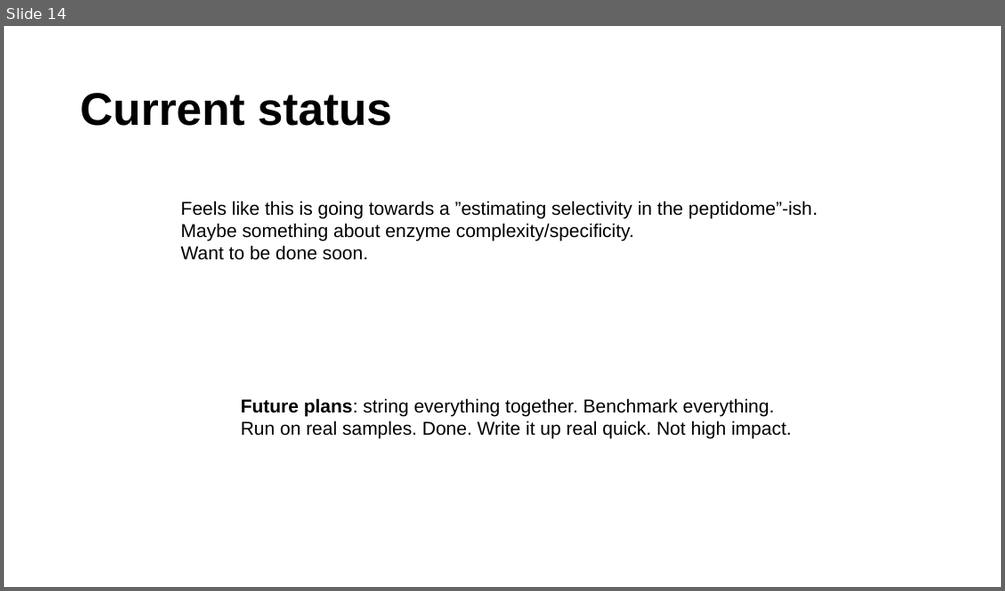
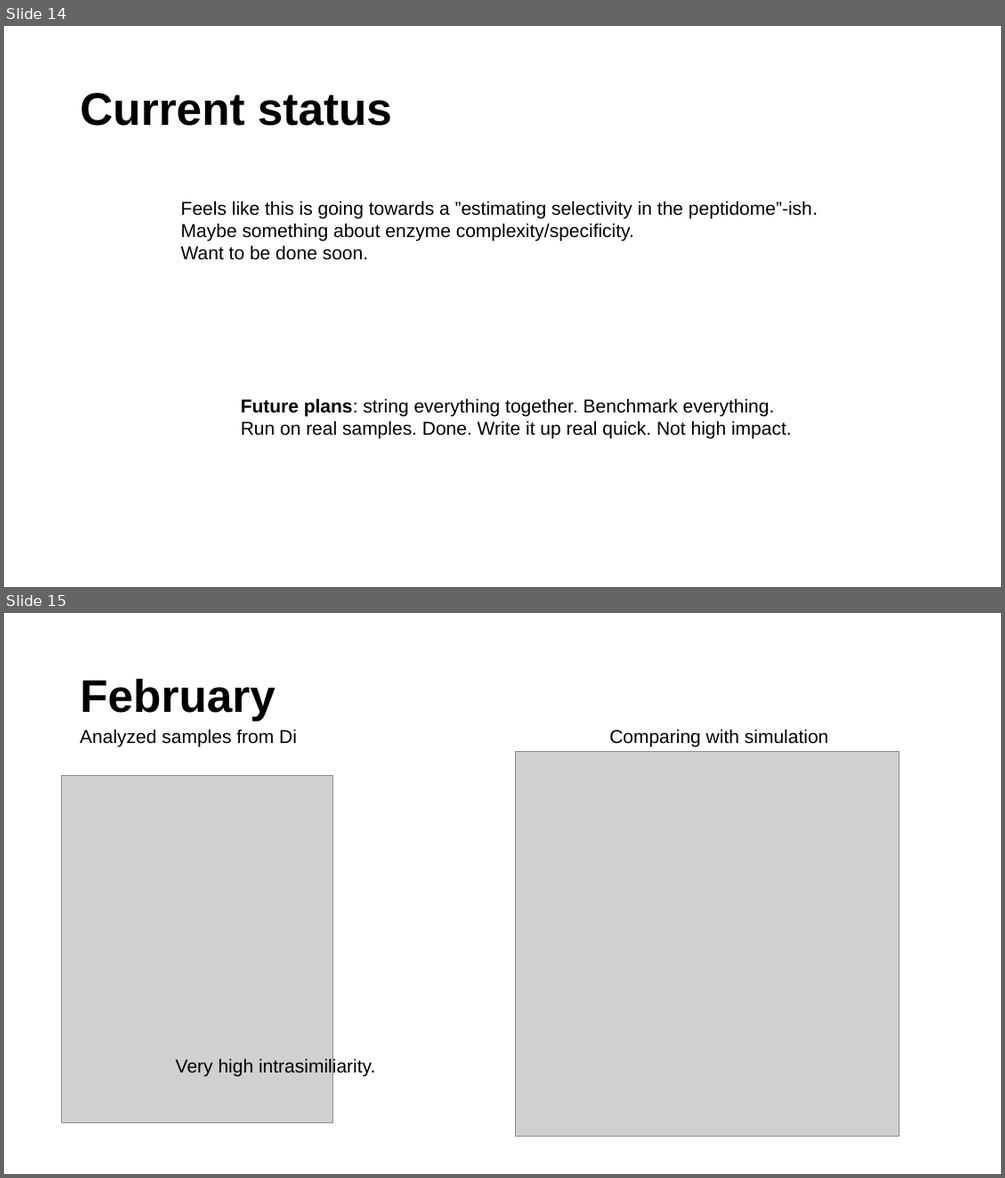
Before and after one commit to ErikHartman/disassembly, a slide deck: timeline.pptx. Shown one above the other, each under a label of ours: slide 14 before the commit, slides 14 and 15 after it. The pictures are 1005x591 and 1005x1178 pixels, drawn with LibreOffice and Linux fonts; fonts in the diff are those of the drawing; grey boxes stand for pictures. Boxes give left, top, right and bottom in pixels: in the first picture for what was removed or moved away, otherwise in the second. Text is boxed around its words. In the diff, an @@ line names an element or a change of style, - is before the commit and + after.

```diff
--- a/timeline.pptx
+++ b/timeline.pptx
@@ slide 15 added at (4,613,1001,1174), background #FFFFFF @@
@@ title added at (80,678,275,721), 44 pt, text #000000, bold @@
+February
@@ text added at (80,729,297,747), 18 pt, text #000000 @@
+Analyzed samples from Di
@@ text added at (609,729,829,747), 18 pt, text #000000 @@
+Comparing with simulation
@@ picture added at (516,751,899,1135) @@
@@ picture added at (62,776,333,1123) @@
@@ text added at (176,1058,375,1077), 18 pt, text #000000 @@
+Very high intrasimiliarity.
```
Also in this commit, not shown: 1 other slide added, 5 other files.
